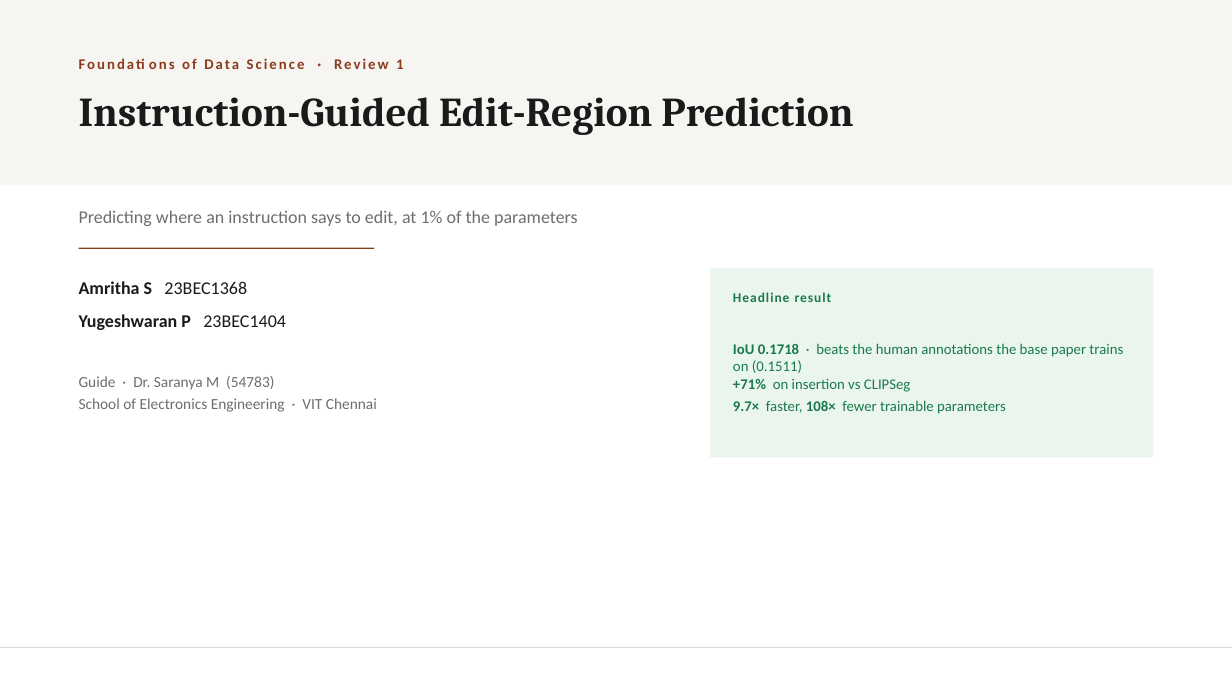
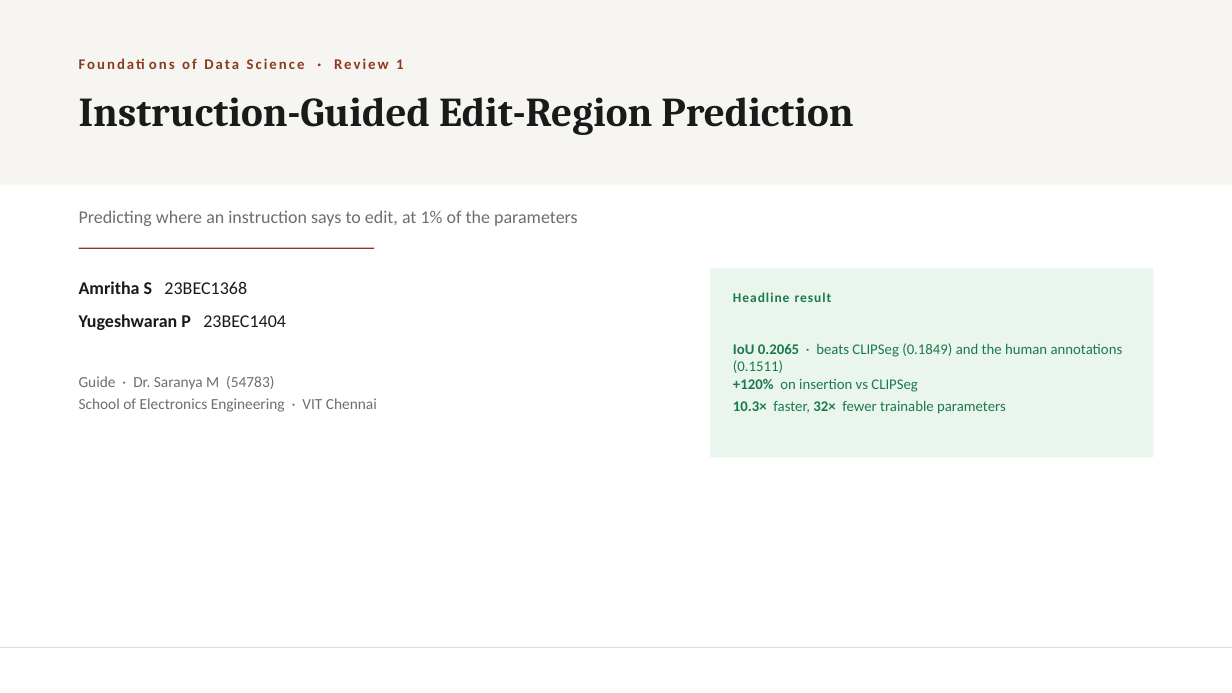
Before and after one commit to Amritha902/edit-region-prediction, a slide deck: slide 1 of deck/ISE_Review1_Final.pptx. Drawn at 1232x693 pixels with LibreOffice and Linux fonts; fonts in the diff are those of the drawing. Boxes give left, top, right and bottom in pixels: in the first picture for what was removed or moved away, otherwise in the second. Text is boxed around its words. In the diff, an @@ line names an element or a change of style, - is before the commit and + after.

```diff
--- a/deck/ISE_Review1_Final.pptx
+++ b/deck/ISE_Review1_Final.pptx
@@ text at [733, 343, 1123, 414]: text changed @@
-IoU 0.1718 · beats the human annotations the base paper trains on (0.1511)
-+71% on insertion vs CLIPSeg
-9.7× faster, 108× fewer trainable parameters
+IoU 0.2065 · beats CLIPSeg (0.1849) and the human annotations (0.1511)
++120% on insertion vs CLIPSeg
+10.3× faster, 32× fewer trainable parameters
```
Also in this commit, not shown: 3 other slides changed, 4 slides added, 2 slides removed, 14 other files.
